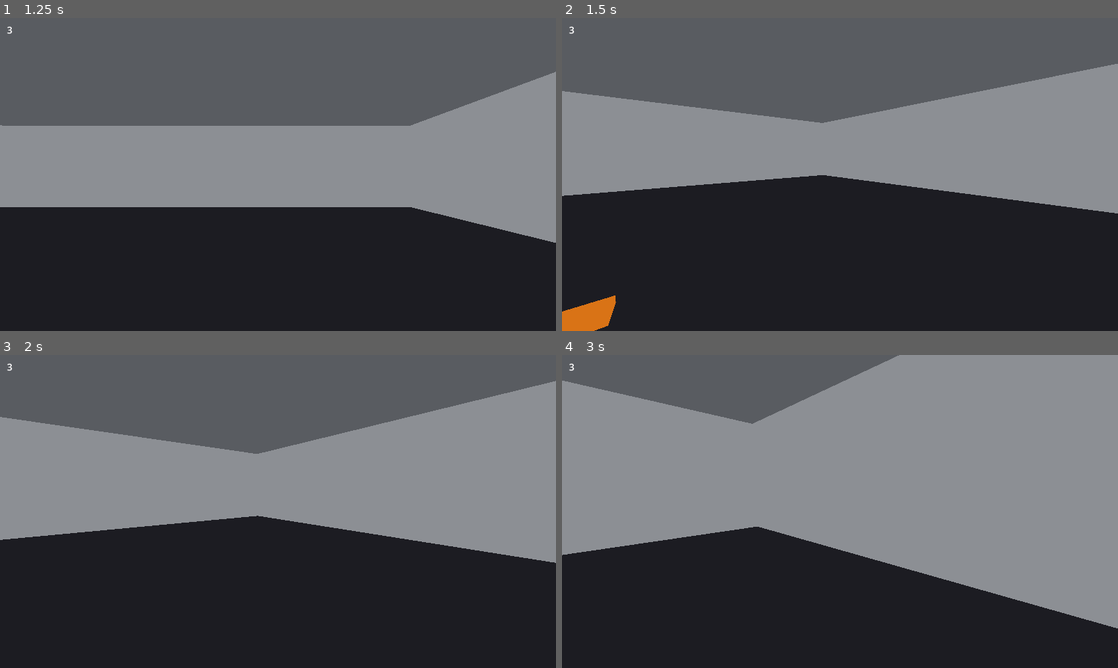
Above: before the commit, frames 1-4 (two rows, left to right).
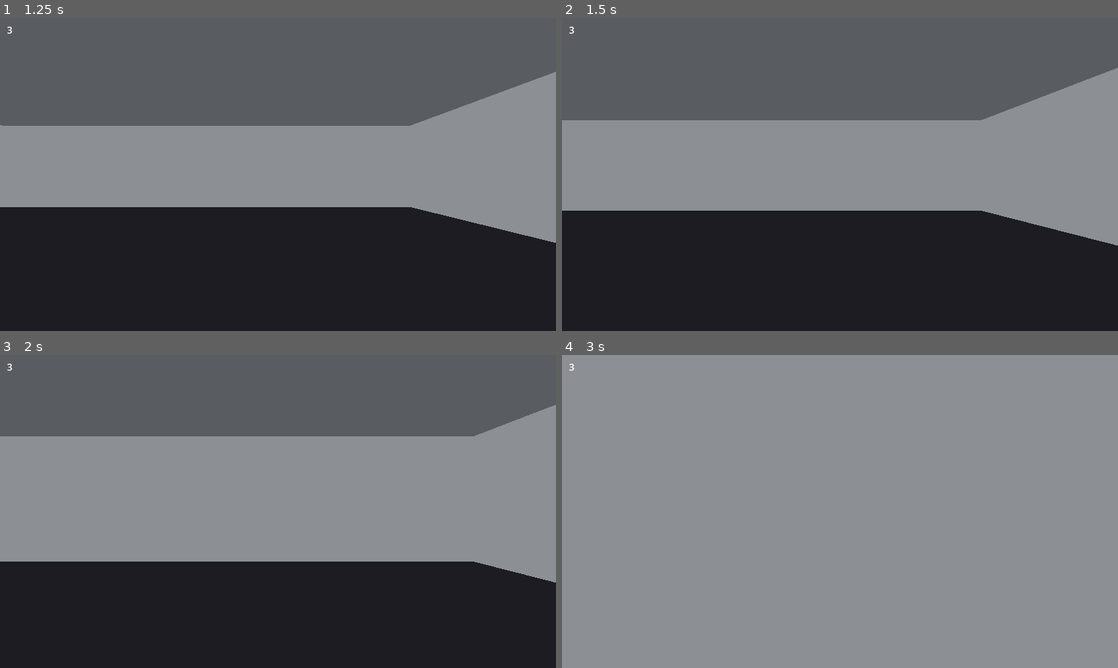
Above: after the commit, the same moments.

Repository: zachmofo/fps-studio
Game: Godot game, scene res://scenes/main.tscn
Same seed, same stepped clock (60 frames per second), same inputs: the game is played once before the commit and once after it.
Inputs (mouse positions are in pixels of both pictures, inside the frame that each line leads up to):
- Up to frame 1 (1.25 s): tap Enter at 0.5 s; move the mouse to (400, 158) at 0.52 s; hold D (move_right) from 0.53 s (still down); click (400, 158) at 0.67 s
- Up to frame 2 (1.5 s): move the mouse to (812, 174) at 1.27 s; release D (move_right) at 1.28 s; hold W (move_forward) from 1.28 s (still down); click (812, 174) at 1.42 s
- Up to frame 3 (2 s): keep holding W (move_forward)
- Up to frame 4 (3 s): keep holding W (move_forward); move the mouse to (851, 505) at 2.02 s; click (851, 505) at 2.17 s; move the mouse to (834, 517) at 2.77 s; click (834, 517) at 2.92 s

Frame 1 is identical in both runs. In frame 2, 13% of the frame differs, in the area x 0-100%, y 14-100%; in frame 3, 14%; in frame 4, 41%, in the area x 0-100%, y 0-100%.

Commit message:
I-1: player fire, HP, die/respawn

Diff:
--- a/scripts/player.gd
+++ b/scripts/player.gd
@@ -1,25 +1,48 @@
 extends CharacterBody3D
 
-## First-person walk-and-look controller (I-0). No jump, sprint, or shoot.
+## I-1: walk/look plus hitscan fire, 3 HP, die/respawn.
 
-## Mouse look sensitivity in radians per pixel. Raw relative motion; no smoothing or accel.
+signal died
+
+const MAX_HP := 3
+const PITCH_LIMIT := deg_to_rad(89.0)
+const HITSCAN_RANGE := 50.0
+const WORLD_AND_DUMMY := 1 | 4
+
 @export var mouse_sensitivity: float = 0.0025
-## Walk speed in meters per second.
 @export var walk_speed: float = 5.0
 
 @onready var _camera: Camera3D = $Camera3D
+@onready var _hp_label: Label = $Hud/HpLabel
 
-const PITCH_LIMIT := deg_to_rad(89.0)
+var hp: int = MAX_HP
+var _dead: bool = false
+var _can_fire: bool = true
+
+
+func _ready() -> void:
+	add_to_group("player")
+	_update_hp()
+
+
+func is_alive() -> bool:
+	return not _dead
 
 
 func _unhandled_input(event: InputEvent) -> void:
-	if event is InputEventMouseButton:
-		if event.pressed and event.button_index == MOUSE_BUTTON_LEFT:
-			Input.mouse_mode = Input.MOUSE_MODE_CAPTURED
+	if event.is_action_pressed("ui_cancel"):
+		Input.mouse_mode = Input.MOUSE_MODE_VISIBLE
+		get_viewport().set_input_as_handled()
 		return
 
-	if event.is_action_pressed("ui_cancel"):
-		Input.mouse_mode = Input.MOUSE_MODE_VISIBLE
+	if event.is_action_pressed("fire"):
+		if Input.mouse_mode != Input.MOUSE_MODE_CAPTURED:
+			Input.mouse_mode = Input.MOUSE_MODE_CAPTURED
+			get_viewport().set_input_as_handled()
+			return
+		if _can_fire and not _dead:
+			_fire()
+		get_viewport().set_input_as_handled()
 		return
 
 	if event is InputEventMouseMotion and Input.mouse_mode == Input.MOUSE_MODE_CAPTURED:
@@ -29,6 +52,53 @@
 			-PITCH_LIMIT,
 			PITCH_LIMIT
 		)
+
+
+func _fire() -> void:
+	var space := get_world_3d().direct_space_state
+	var from := _camera.global_position
+	var to := from + (-_camera.global_transform.basis.z) * HITSCAN_RANGE
+	var q := PhysicsRayQueryParameters3D.create(from, to)
+	q.exclude = [get_rid()]
+	q.collision_mask = WORLD_AND_DUMMY
+	var hit := space.intersect_ray(q)
+	if hit.is_empty():
+		return
+	var col = hit.get("collider")
+	if col and col.has_method("receive_hit"):
+		col.receive_hit()
+
+
+func take_damage(amount: int) -> void:
+	if _dead:
+		return
+	hp = maxi(hp - amount, 0)
+	_update_hp()
+	if hp <= 0:
+		_die()
+
+
+func _die() -> void:
+	_dead = true
+	_can_fire = false
+	hp = 0
+	_update_hp()
+	died.emit()
+
+
+func respawn_at(origin: Vector3) -> void:
+	global_position = origin
+	velocity = Vector3.ZERO
+	hp = MAX_HP
+	_dead = false
+	_can_fire = true
+	Input.mouse_mode = Input.MOUSE_MODE_CAPTURED
+	_update_hp()
+
+
+func _update_hp() -> void:
+	if _hp_label:
+		_hp_label.text = str(hp)
 
 
 func _physics_process(delta: float) -> void:
